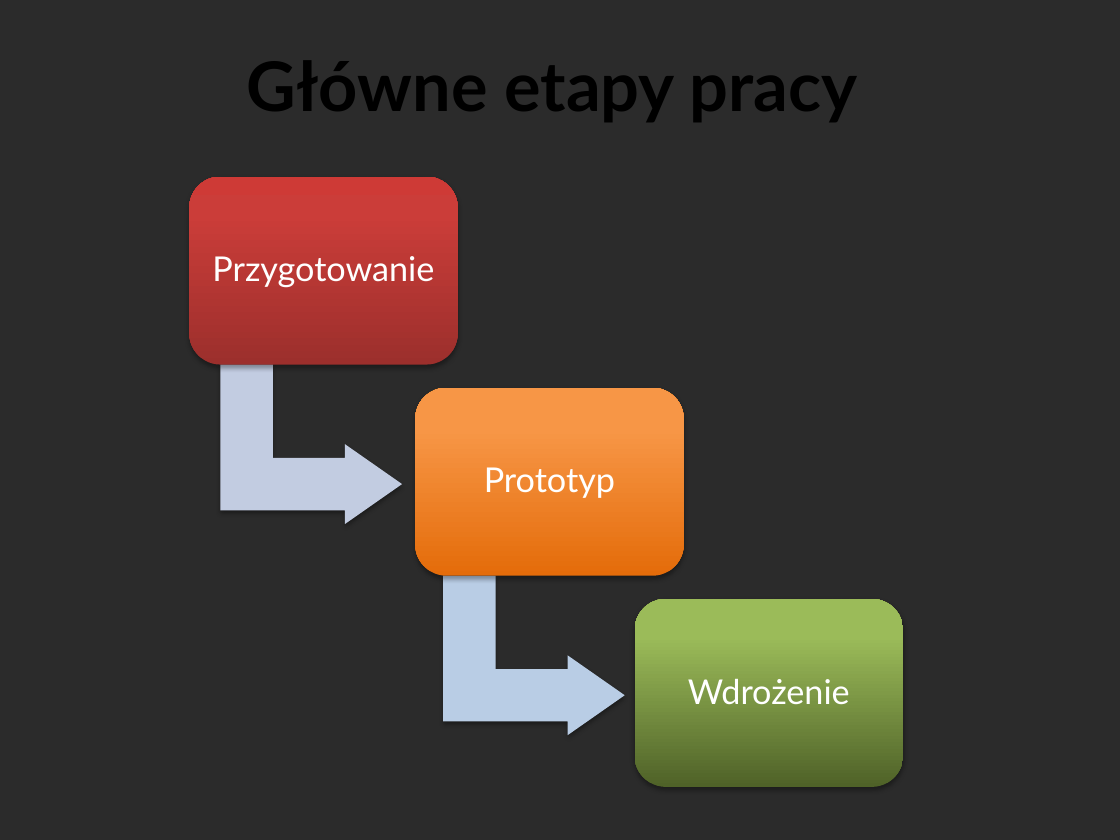
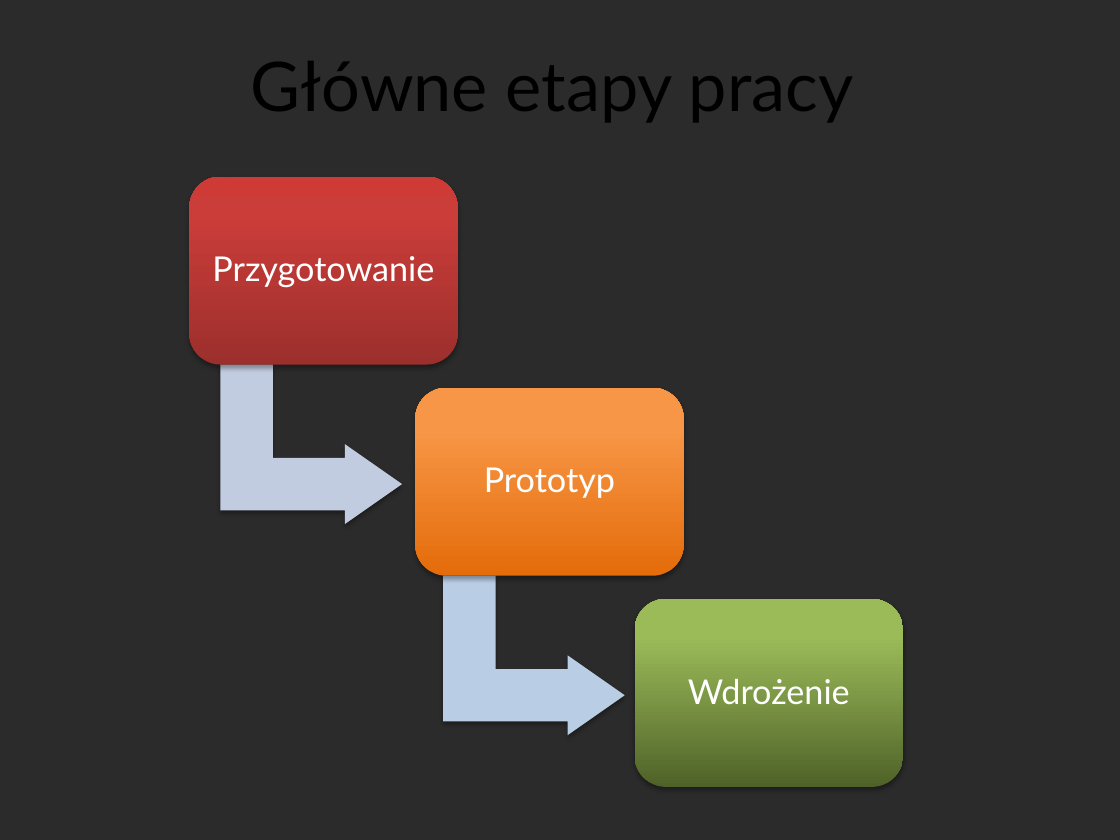
Before and after one commit to student-tomasz/ppit-prowadzenie-concerto, a slide deck: slide 13 of Obrona/Prezentacja.pptx. Drawn at 1120x840 pixels with LibreOffice and Linux fonts; fonts in the diff are those of the drawing; background and template pictures are left out; a plain dark background stands for a picture behind light text. Boxes give left, top, right and bottom in pixels: in the first picture for what was removed or moved away, otherwise in the second. Text is boxed around its words. In the diff, an @@ line names an element or a change of style, - is before the commit and + after.

Commit message:
Dodaj poprawki do prezentacji harmonogramu pracy

```diff
--- a/Obrona/Prezentacja.pptx
+++ b/Obrona/Prezentacja.pptx
@@ title "Główne etapy pracy" at [251,61,854,122]: bold off @@
```
Also in this commit, not shown: 11 other slides changed, 3 slides added, 3 slides removed.
